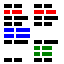
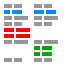
Layer changes from the first w=64, h=64 image to the second:
painted on "Image" over [4, 4, 58, 62]
